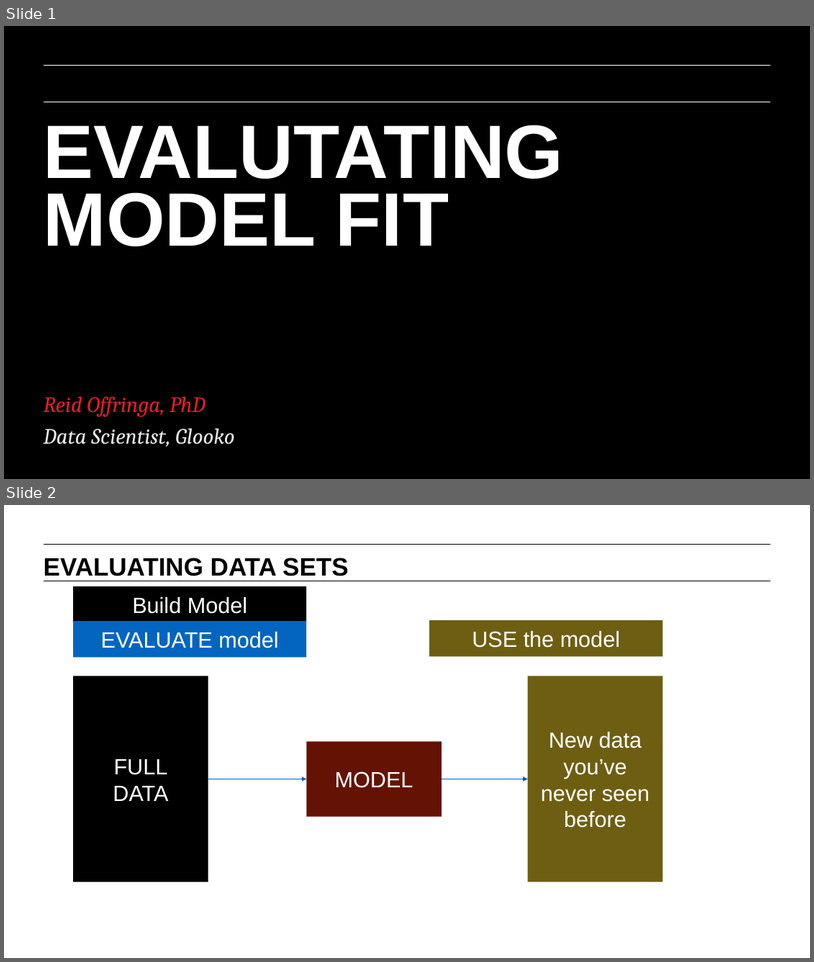
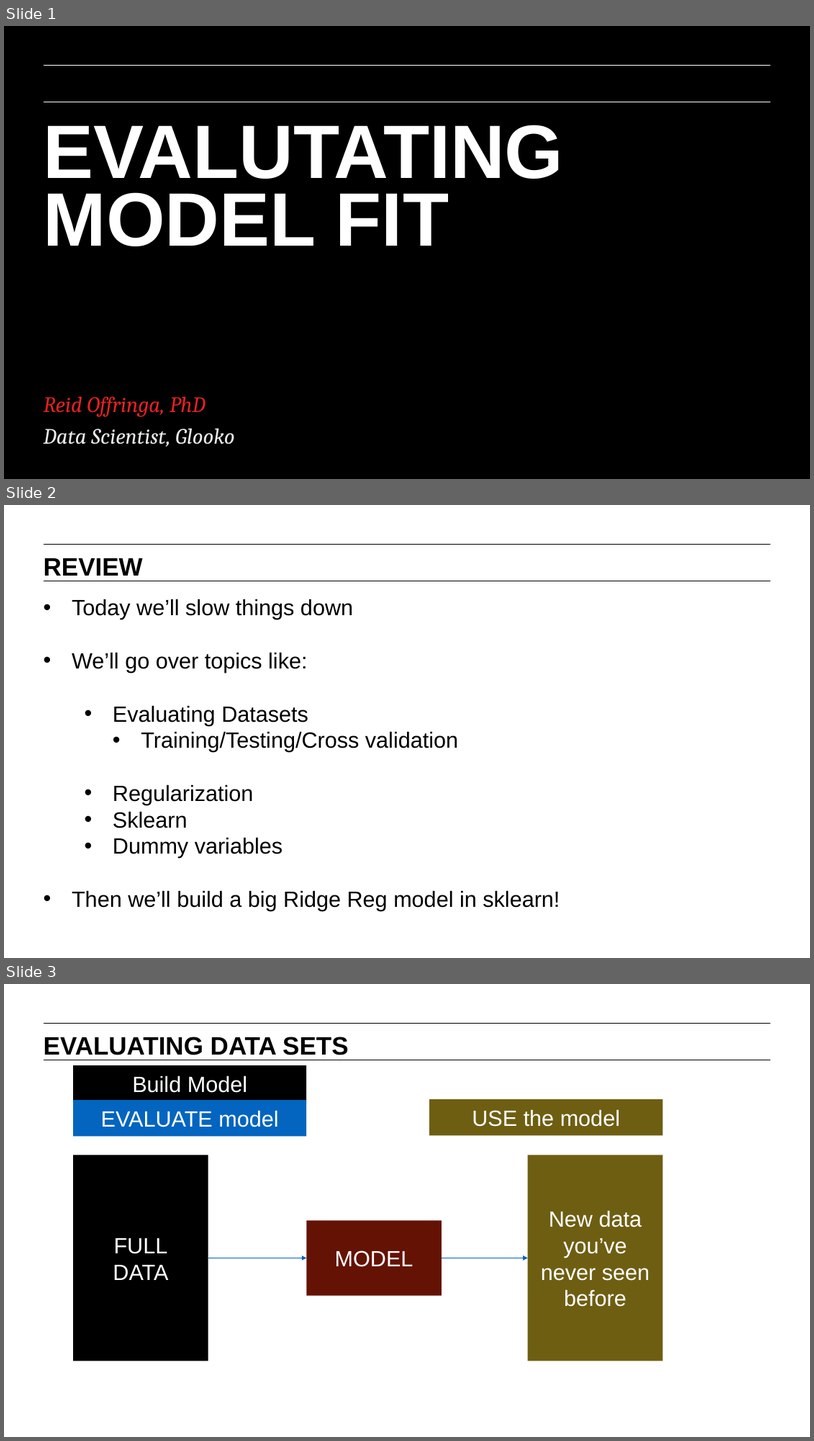
Before and after one commit to matanefron/data-sets, a slide deck: lessons/lesson-7/07-evaluating-model-fit_redux.pptx. Shown one above the other, each under a label of ours: slides 1 and 2 before the commit, slides 1, 2 and 3 after it. The pictures are 814x962 and 814x1441 pixels, drawn with LibreOffice and Linux fonts; fonts in the diff are those of the drawing; background and template pictures are left out. Boxes give left, top, right and bottom in pixels: in the first picture for what was removed or moved away, otherwise in the second. Text is boxed around its words. In the diff, an @@ line names an element or a change of style, - is before the commit and + after.

```diff
--- a/lessons/lesson-7/07-evaluating-model-fit_redux.pptx
+++ b/lessons/lesson-7/07-evaluating-model-fit_redux.pptx
@@ slide 2 added at <box>4,505,810,958</box>, background #FFFFFF; not listed: 2 template elements that a slide beside it also shows @@
@@ text added at <box>44,558,143,576</box>, 32 pt, text #000000, bold @@
+REVIEW
@@ text added at <box>72,599,560,911</box>, 28 pt, text #000000 @@
+• Today we’ll slow things down
+• We’ll go over topics like:
+  • Evaluating Datasets
+    • Training/Testing/Cross validation
+  • Regularization
+  • Sklearn
+  • Dummy variables
+• Then we’ll build a big Ridge Reg model in sklearn!
@@ what was slide 2 is now slide 3 @@
```
Also in this commit, not shown: 1 slide changed, 6 other slides added, 7 other files.
